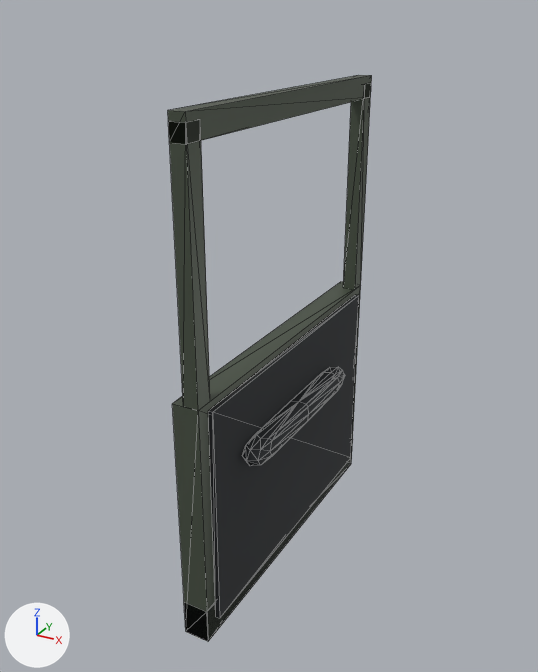
The glTF model game/assets/models/vehicle/mule_door_rl.glb: old version first, new version second.
The view is the same before and after, from a camera (50 mm lens) standing at (0.906, -2.135, 1.997) and looking at (0.015, -0.513, 1.186). Every picture has the same lights, and +X, +Y and +Z are marked at lower left. The first picture is the older version. Mesh edges are drawn as thin lines. Vertices at exactly the same position are counted once.

The first picture shows 'mule_door_l'.
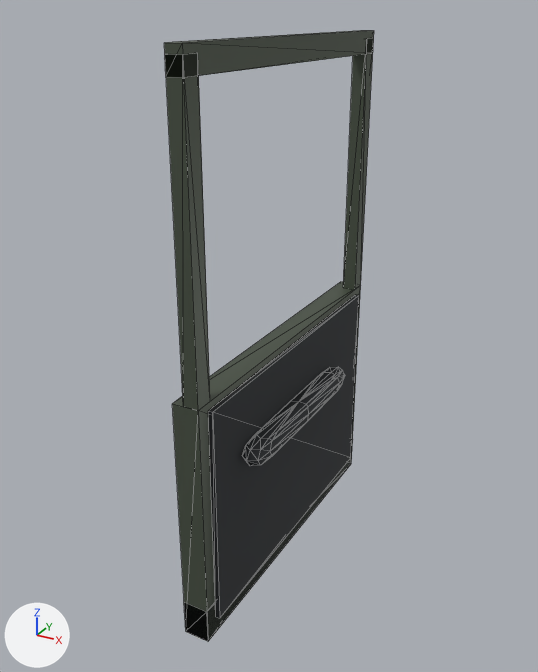
Scene script edits in JSON lines:
```json
{"block": "me_mule_door_l", "where": "# used by ob_mule_door_l; location = (0.0, 0.0, 0.0)"}
{"block": "me_mule_door_l", "where": "# before: 9 (0.07, 0.0, 1.8) at pixel (371, 83), 10 (0.03, 0.0, 1.8), 12 (0.03, -0.05, 1.8), 13 (0.07, -0.05, 1.8) at pixel (364, 84)"}
{"block": "me_mule_door_l", "where": "# before: 17 (0.07, -0.89, 1.8) at pixel (200, 119), 18 (0.03, -0.89, 1.8), 20 (0.03, -0.94, 1.8) at pixel (168, 121), 21 (0.07, -0.94, 1.8) at pixel (185, 122)"}
{"op": "remove", "block": "me_mule_door_l", "code": "me_mule_door_l.from_pydata(...)  # 190 vertices, 338 faces; spans x -0.016..0.14, y -0.94..0.0, z 0.5..1.82"}
{"op": "add", "block": "me_mule_door_l", "code": "me_mule_door_l.from_pydata(...)  # 190 vertices, 338 faces; spans x -0.016..0.14, y -0.94..0.0, z 0.5..1.94"}
{"block": "me_mule_door_l", "change": "me_mule_door_l part 1: the loose piece of 8 vertices spanning x 0.03..0.07, y -0.94..0.0, z 1.76..1.82 is moved by (0.0, 0.0, 0.12)"}
{"block": "me_mule_door_l", "change": "me_mule_door_l part 2"}
{"op": "add", "block": "me_mule_door_l", "code": "for i in [9, 10, 12, 13]: me_mule_door_l.vertices[i].co += Vector((0.0, 0.0, 0.12))"}
{"block": "me_mule_door_l", "change": "me_mule_door_l part 3"}
{"op": "add", "block": "me_mule_door_l", "code": "for i in [17, 18, 20, 21]: me_mule_door_l.vertices[i].co += Vector((0.0, 0.0, 0.12))"}
```

Where the change shows, as pixel boxes [x1, y1, x2, y2] in the pictures (538 x 672 px; the box of a moved part takes in the faces that stretch with it):
```json
{"object": "mule_door_l", "change": "reshaped", "before": [168, 75, 372, 641], "after": [164, 30, 374, 641], "on screen": "8% taller"}
{"part": 1, "of": "me_mule_door_l", "change": "moved or reshaped", "before": [168, 75, 372, 144], "after": [164, 30, 374, 78]}
{"part": 2, "of": "me_mule_door_l", "change": "moved or reshaped", "before": [343, 83, 371, 290], "after": [343, 38, 374, 290]}
{"part": 3, "of": "me_mule_door_l", "change": "moved or reshaped", "before": [168, 120, 210, 411], "after": [165, 53, 210, 411]}
```
